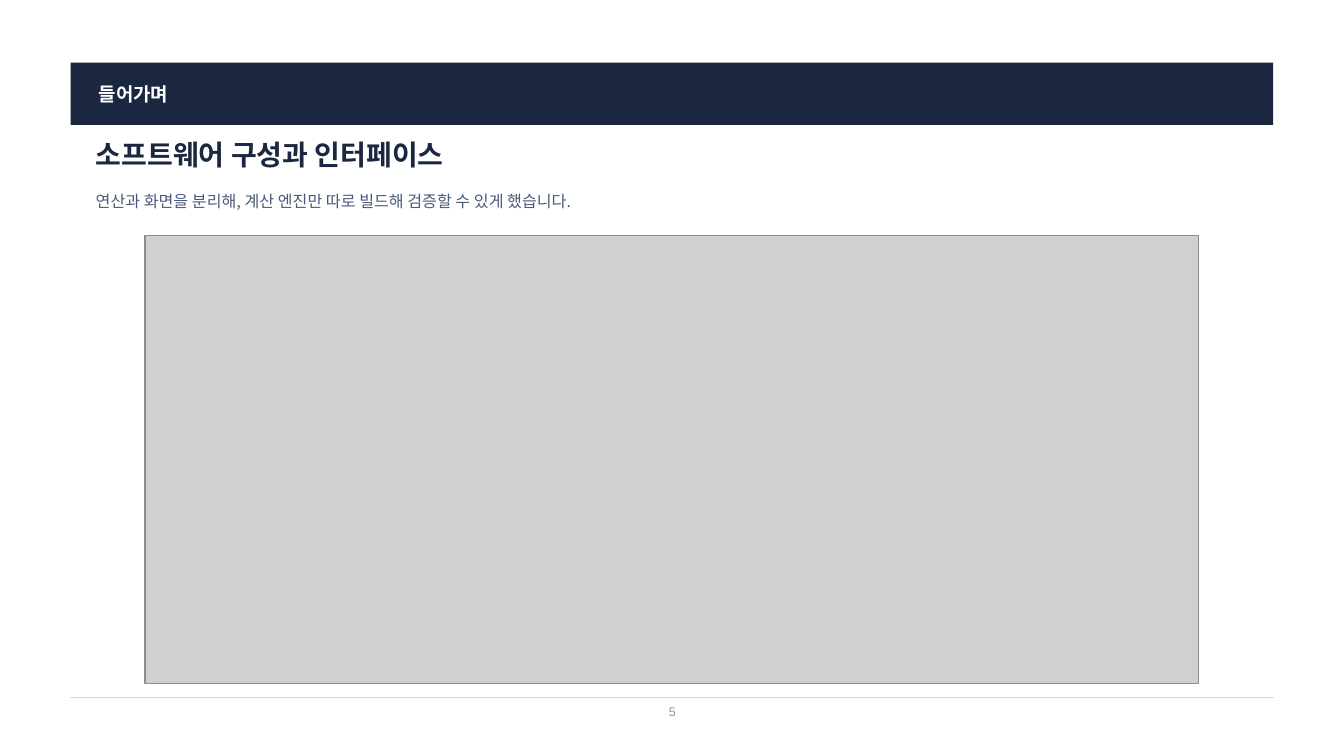
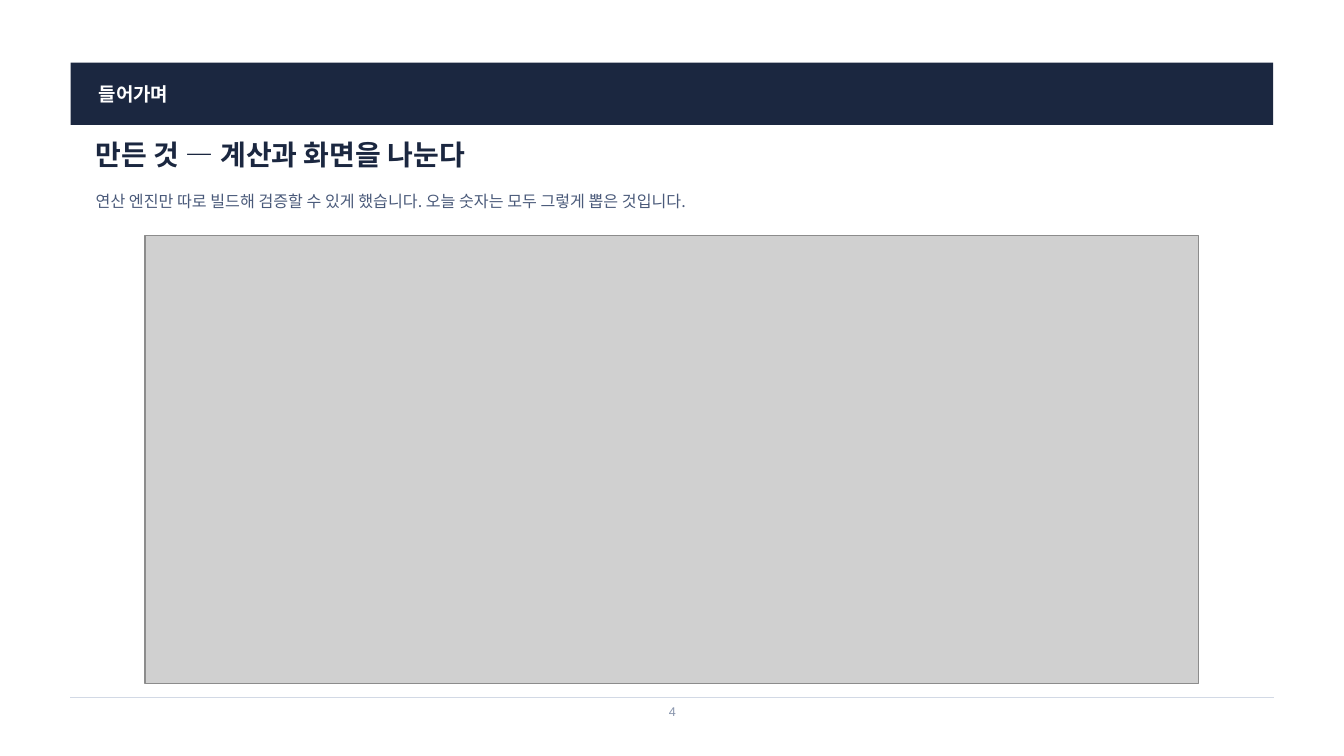
Before and after one commit to harley-hwan/radar-sw-study, a slide deck: slide 4 of Part3_TargetSim/ref/산출물/Chapter3_TargetSim.pptx (slide 5 before the commit). Drawn at 1344x756 pixels with LibreOffice and Linux fonts; fonts in the diff are those of the drawing; grey boxes stand for pictures. Boxes give left, top, right and bottom in pixels: in the first picture for what was removed or moved away, otherwise in the second. Text is boxed around its words. In the diff, an @@ line names an element or a change of style, - is before the commit and + after.

```diff
--- a/Part3_TargetSim/ref/산출물/Chapter3_TargetSim.pptx
+++ b/Part3_TargetSim/ref/산출물/Chapter3_TargetSim.pptx
@@ text at <box>96,141,465,168</box>: text changed @@
-소프트웨어 구성과 인터페이스
+만든 것 — 계산과 화면을 나눈다
@@ text at <box>96,193,686,209</box>: text changed @@
-연산과 화면을 분리해, 계산 엔진만 따로 빌드해 검증할 수 있게 했습니다.
+연산 엔진만 따로 빌드해 검증할 수 있게 했습니다. 오늘 숫자는 모두 그렇게 뽑은 것입니다.
@@ text at <box>669,707,676,716</box>: text changed @@
-5
+4
```
Also in this commit, not shown: 18 other slides changed, 15 slides removed, 28 other files.
